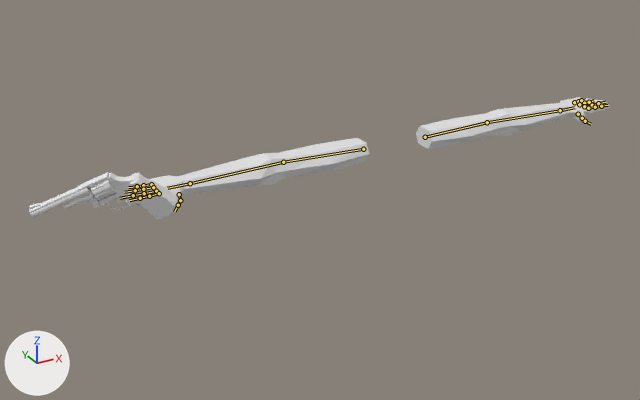
The Blender file Assets/Art/blend/arms_resolver.blend as it was, and as the next commit left it.
The view is the same before and after, from a 50 mm lens placed at (-2.59, -3.86, 3.21), pointed at (-0.58, -0.21, 1.38). Lighting does not change. The marker at lower left points along +X, +Y and +Z. The picture after the commit comes second. The bones that change, and the others that lie on the model, are drawn over the model as lines.

The first picture shows 'Arms', 'Crane', 'Cube', 'Frame', 'Shoot'.
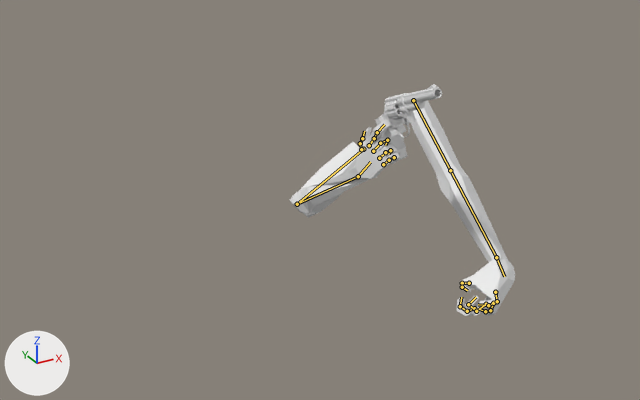
Commit message: Improved reload animation

The newer file adds an action. The first version stands in its rest pose; the second is drawn at frame 36 of the action 'Reload'.

Where the change shows, as pixel boxes (x1, y1, x2, y2) in the pictures (640 x 400 px):
'Arms', posed (54% narrower, 99% taller): before (115, 97, 610, 205); after (290, 100, 515, 316)
'Cube', posed: before (127, 172, 177, 219); after (375, 116, 408, 164)
'Frame', posed: before (77, 172, 136, 210); after (380, 93, 416, 138)
'Shoot', posed (30% narrower, 12% shorter): before (29, 187, 85, 218); after (403, 84, 442, 111)
'Crane', posed: before (90, 179, 117, 200); after (384, 99, 404, 119)
bone 'Bicep.L', root to tip: before (425, 137) to (487, 122); after (413, 100) to (450, 170)
bone 'Palm.L', root to tip: before (560, 110) to (574, 107); after (496, 257) to (504, 276)
bone 'Pinky1.L', root to tip: before (574, 102) to (578, 101); after (493, 303) to (490, 310)
bone 'Pink2.L', root to tip: before (578, 101) to (581, 100); after (490, 310) to (485, 311)
bone 'Pinky3.L', root to tip: before (581, 100) to (585, 99); after (485, 311) to (479, 309)
bone 'Ring1.L', root to tip: before (579, 104) to (584, 103); after (474, 308) to (467, 311)
bone 'Ring2.L', root to tip: before (584, 103) to (589, 102); after (467, 311) to (460, 306)
bone 'Ring3.L', root to tip: before (589, 102) to (594, 100); after (460, 306) to (461, 297)
bone 'Middle1.L', root to tip: before (584, 106) to (592, 105); after (486, 304) to (476, 311)
bone 'Middle2.L', root to tip: before (592, 105) to (598, 103); after (476, 311) to (468, 304)
bone 'Middle3.L', root to tip: before (598, 103) to (605, 102); after (468, 304) to (476, 297)
bone 'Index1.L', root to tip: before (588, 108) to (595, 107); after (495, 292) to (497, 301)
bone 'Index2.L', root to tip: before (595, 107) to (601, 106); after (497, 301) to (488, 305)
bone 'Index3.L', root to tip: before (601, 106) to (608, 105); after (488, 305) to (478, 304)
bone 'Thumb1.L', root to tip: before (578, 114) to (582, 118); after (469, 283) to (462, 283)
bone 'Thumb2.L', root to tip: before (582, 118) to (585, 121); after (462, 283) to (462, 287)
bone 'Thumb3.L', root to tip: before (585, 121) to (591, 124); after (462, 287) to (467, 290)
bone 'Forearm.R', root to tip: before (283, 162) to (190, 183); after (297, 204) to (358, 176)
bone 'Palm.R', root to tip: before (190, 183) to (167, 188); after (358, 176) to (370, 162)
bone 'Pink2.R', root to tip: before (143, 185) to (137, 186); after (389, 160) to (394, 157)
bone 'Pinky3.R', root to tip: before (137, 186) to (128, 187); after (394, 157) to (392, 159)
bone 'Ring2.R', root to tip: before (143, 189) to (135, 190); after (385, 152) to (390, 150)
bone 'Ring3.R', root to tip: before (135, 190) to (124, 192); after (390, 150) to (388, 154)
bone 'Middle2.R', root to tip: before (144, 193) to (133, 195); after (380, 143) to (387, 140)
bone 'Middle3.R', root to tip: before (133, 195) to (120, 198); after (387, 140) to (385, 145)
bone 'Index2.R', root to tip: before (149, 196) to (140, 198); after (374, 138) to (377, 132)
bone 'Index3.R', root to tip: before (140, 198) to (129, 200); after (377, 132) to (384, 124)
bone 'Thumb1.R', root to tip: before (179, 194) to (180, 200); after (361, 149) to (360, 143)

The change in detail:
Bone 'Bicep.L' (bone_bicep_l) moves from (0.0, 0.0, 0.0) to (-0.205, -0.042, -0.067).
Bone 'Palm.L' (bone_palm_l) turns from (0, 0, 0) to (-26, -15, -126) degrees about its own x, y and z.
Bone 'Pinky1.L' (bone_pinky1_l) moves from (0.0, 0.0, 0.0) to (0.109, 0.035, 0.089).
Bone 'Pinky1.L' (bone_pinky1_l) turns from (0, 0, 0) to (-1, 4, -54) degrees about its own x, y and z.
Bone 'Pink2.L' (bone_pink2_l) turns from (0, 0, 0) to (0, 0, -57) degrees about its own x, y and z.
Bone 'Pinky3.L' (bone_pinky3_l) turns from (0, 0, 0) to (0, 0, -24) degrees about its own x, y and z.
Bone 'Ring1.L' (bone_ring1_l) moves from (0.0, 0.0, 0.0) to (0.176, 0.037, 0.127).
Bone 'Ring1.L' (bone_ring1_l) turns from (0, 0, 0) to (-1, 1, -102) degrees about its own x, y and z.
Bone 'Ring2.L' (bone_ring2_l) turns from (0, 0, 0) to (17, -3, -49) degrees about its own x, y and z.
Bone 'Ring3.L' (bone_ring3_l) turns from (0, 0, 0) to (0, 0, -71) degrees about its own x, y and z.
Bone 'Middle1.L' (bone_middle1_l) moves from (0.0, 0.0, 0.0) to (0.109, 0.058, 0.075).
Bone 'Middle1.L' (bone_middle1_l) turns from (0, 0, 0) to (5, -7, -83) degrees about its own x, y and z.
Bone 'Middle2.L' (bone_middle2_l) turns from (0, 0, 0) to (49, 0, -82) degrees about its own x, y and z.
Bone 'Middle3.L' (bone_middle3_l) turns from (0, 0, 0) to (-44, -27, -88) degrees about its own x, y and z.
Bone 'Index1.L' (bone_index1_l) moves from (0.0, 0.0, 0.0) to (0.047, 0.024, 0.013).
Bone 'Index1.L' (bone_index1_l) turns from (0, 0, 0) to (0, 0, -13) degrees about its own x, y and z.
Bone 'Index2.L' (bone_index2_l) turns from (0, 0, 0) to (39, 12, -54) degrees about its own x, y and z.
Bone 'Index3.L' (bone_index3_l) turns from (0, 0, 0) to (21, -16, -24) degrees about its own x, y and z.
Bone 'Thumb1.L' (bone_thumb1_l) moves from (0.0, 0.0, 0.0) to (0.054, 0.099, -0.072).
Bone 'Thumb1.L' (bone_thumb1_l) turns from (0, 0, 0) to (-1, -4, -29) degrees about its own x, y and z.
Bone 'Thumb2.L' (bone_thumb2_l) turns from (0, 0, 0) to (-4, -8, 62) degrees about its own x, y and z.
Bone 'Thumb3.L' (bone_thumb3_l) turns from (0, 0, 0) to (-17, 32, 26) degrees about its own x, y and z.
Bone 'Forearm.R' (bone_forearm_r) turns from (0, 0, 0) to (-3, 10, -5) degrees about its own x, y and z.
Bone 'Palm.R' (bone_palm_r) turns from (0, 0, 0) to (44, -4, 117) degrees about its own x, y and z.
Bone 'Pink2.R' (bone_pink2_r) turns from (0, 0, 0) to (0, 0, 68) degrees about its own x, y and z.
Bone 'Pinky3.R' (bone_pinky3_r) turns from (0, 0, 0) to (0, 0, 73) degrees about its own x, y and z.
Bone 'Ring2.R' (bone_ring2_r) turns from (0, 0, 0) to (0, 0, 87) degrees about its own x, y and z.
Bone 'Ring3.R' (bone_ring3_r) turns from (0, 0, 0) to (0, 0, 60) degrees about its own x, y and z.
Bone 'Middle2.R' (bone_middle2_r) turns from (0, 0, 0) to (0, 0, 85) degrees about its own x, y and z.
Bone 'Middle3.R' (bone_middle3_r) turns from (0, 0, 0) to (0, 0, 60) degrees about its own x, y and z.
Bone 'Index2.R' (bone_index2_r) turns from (0, 0, 0) to (0, 0, -17) degrees about its own x, y and z.
Bone 'Index3.R' (bone_index3_r) turns from (0, 0, 0) to (0, 0, 50) degrees about its own x, y and z.
Bone 'Thumb1.R' (bone_thumb1_r) moves from (0.0, 0.0, 0.0) to (0.0, 0.031, -0.012).
Bone 'IK Arm Target.L' (bone_ik_arm_target_l) moves from (0.0, 0.0, 0.0) to (0.794, -1.029, 1.177).
Bone 'IK Arm Target.L' (bone_ik_arm_target_l) turns from (0, 0, 0) to (138, 48, -52) degrees about its own x, y and z.
Bone 'IK Arm Target.R' (bone_ik_arm_target_r) moves from (0.0, 0.0, 0.0) to (0.006, -0.765, 0.338).
Bone 'IK Arm Target.R' (bone_ik_arm_target_r) turns from (0, 0, 0) to (130, 46, 31) degrees about its own x, y and z.
